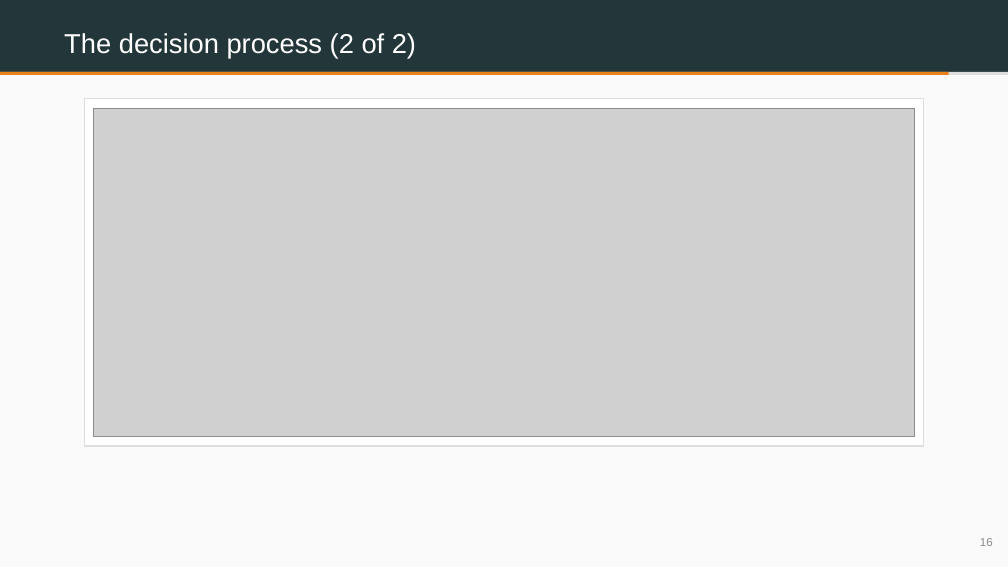
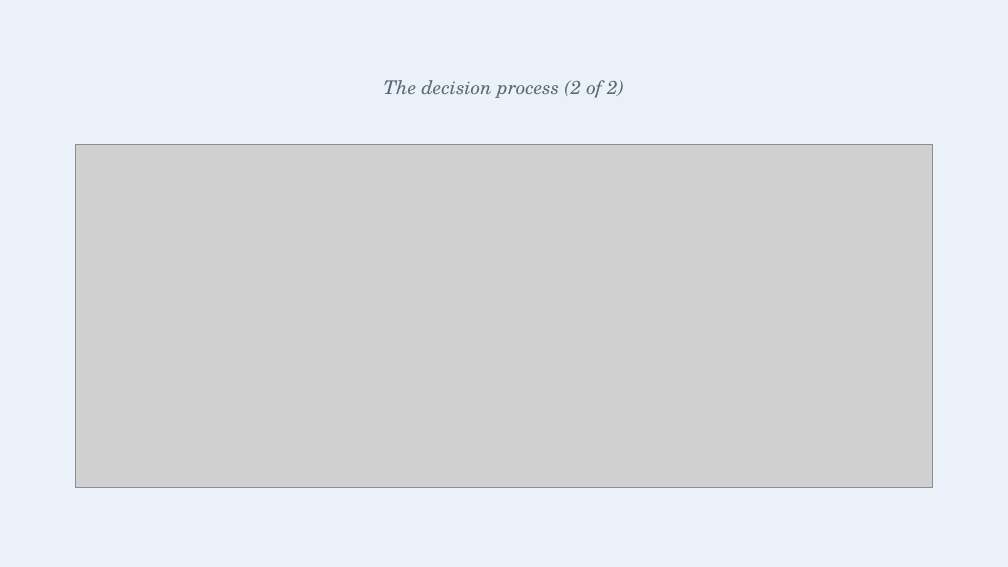
Before and after one commit to benjiesotelo-sudo/Telos_FIN1209, a slide deck: slide 5 of special-lecture/FIN1209-Special-Lecture-2-StockDesk.pptx (slide 16 before the commit). Drawn at 1008x567 pixels with LibreOffice and Linux fonts; fonts in the diff are those of the drawing; grey boxes stand for pictures. Boxes give left, top, right and bottom in pixels: in the first picture for what was removed or moved away, otherwise in the second. Text is boxed around its words. In the diff, an @@ line names an element or a change of style, - is before the commit and + after.

```diff
--- a/special-lecture/FIN1209-Special-Lecture-2-StockDesk.pptx
+++ b/special-lecture/FIN1209-Special-Lecture-2-StockDesk.pptx
@@ rectangle at bbox=[0, 0, 1008, 567]: fill #FAFAFA to #EAF1F8 @@
@@ rectangle removed at bbox=[0, 0, 1008, 72] @@
@@ rectangle removed at bbox=[0, 72, 1008, 75] @@
@@ rectangle removed at bbox=[0, 72, 949, 75] @@
@@ text "The decision process (2 of ...": place and size @@
-text "The decision process (2 of ..." at bbox=[64, 33, 416, 58]
+text "The decision process (2 of ..." at bbox=[384, 80, 624, 98]
@@ text "The decision process (2 of ..." at bbox=[384, 80, 624, 98]: size 26 to 18 pt, font Arial to TeX Gyre Schola, text colour #FFFFFF to #5B6672, italic on; alignment left to centre; line spacing 1.05 to 1; vertical alignment middle to top @@
@@ rectangle removed at bbox=[84, 98, 924, 446] @@
@@ picture: place and size @@
-picture at bbox=[94, 108, 914, 436]
+picture at bbox=[76, 144, 932, 487]
@@ text removed at bbox=[980, 538, 993, 546] @@
-16
```
Also in this commit, not shown: 3 other slides changed, 2 slides added, 13 slides removed, 1 other file.
